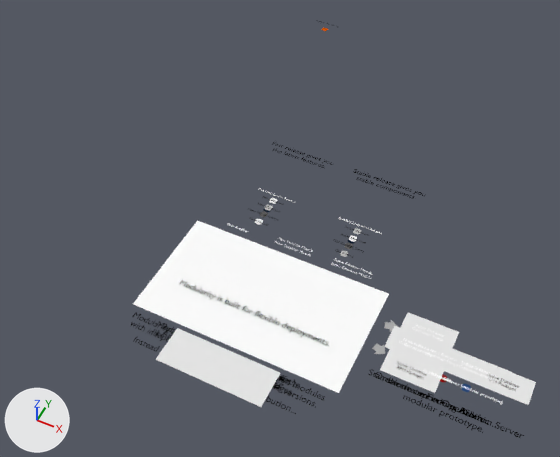
What one commit did to the Blender file demo2b.blend.
Camera for both pictures: a 50 mm camera at (28.9, -52.4, 80.3) aimed at (-5.0, 15.3, -4.3). The lights are fixed; the arrows at lower left show +X, +Y and +Z. Text is drawn in Blender's own font.
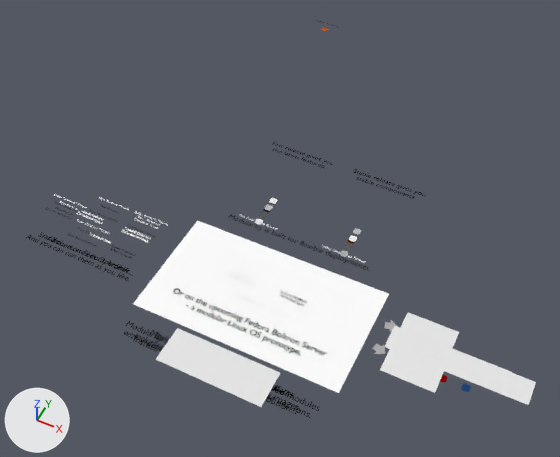
Where the change shows, as pixel boxes [x1, y1, x2, y2] in the pictures (560 x 457 px):
'text-instead-of-monolythic.002', text changed, moved: before [375, 372, 524, 438]; after [173, 289, 327, 355]
'text-cutting-edge.001', moved: before [131, 312, 325, 408]; after [124, 321, 320, 418]
'text-one-goal.001', moved: before [180, 280, 329, 346]; after [228, 214, 370, 271]
'text-instead-of-monolythic.003', moved: before [368, 369, 493, 427]; after [38, 232, 131, 275]
'text-distro-types.001', moved: before [151, 321, 300, 396]; after [134, 330, 300, 411]
'text-instead-of-monolythic.001', moved: before [375, 372, 489, 425]; after [48, 237, 133, 276]
'text-cutting-edge.002', moved: before [163, 331, 283, 388]; after [26, 235, 129, 281]
'Text.package.011', text changed, moved: before [431, 372, 502, 403]; after [231, 291, 287, 315]
'Text.000', moved: before [397, 361, 426, 378]; after [111, 245, 135, 259]
'Text.004', moved: before [488, 373, 519, 391]; after [280, 291, 307, 306]
'text-distro-types.000', moved: before [162, 323, 295, 385]; after [155, 333, 289, 396]
'Text.002', moved: before [413, 324, 444, 341]; after [134, 215, 160, 229]
'Text.003', moved: before [399, 338, 430, 355]; after [77, 210, 100, 223]
'Text.005', moved: before [459, 361, 492, 380]; after [122, 227, 146, 241]
'Text.006', moved: before [426, 349, 458, 366]; after [231, 271, 255, 285]
'Text.007', moved: before [464, 363, 497, 382]; after [125, 230, 151, 242]
'Text.module.002', moved: before [334, 258, 373, 275]; after [134, 211, 167, 224]
'Text.module.001', moved: before [331, 262, 371, 279]; after [54, 194, 87, 208]
'Text.008', moved: before [405, 341, 435, 357]; after [79, 212, 104, 224]
'Text.package.008', moved: before [333, 239, 364, 253]; after [127, 225, 155, 237]
'Text.distro.001', moved: before [339, 217, 381, 234]; after [322, 245, 365, 263]
'Text.module', moved: before [275, 241, 311, 257]; after [78, 220, 110, 234]
'Text.distro', moved: before [258, 188, 292, 202]; after [239, 214, 277, 229]
'Text.module.003', moved: before [278, 238, 312, 252]; after [100, 197, 129, 210]
'Text.package.009', moved: before [248, 209, 278, 221]; after [89, 209, 118, 223]
'Text.package.010', moved: before [423, 369, 451, 382]; after [89, 234, 110, 243]
'Text.module.004', moved (not visible afterwards): before [227, 223, 247, 232]
'Text.package.012', moved (not visible afterwards): before [433, 373, 450, 382]

The edits, one by one:
In text 'Text.040' (txt_text_040), body goes from 'Or on the upcoming Boltron Server\nmodular prototype.' to 'Or on the upcoming Fedora Boltron Server\n- a modular Linux OS prototype.'.
In text 'Text.034' (txt_text_034), body goes from 'Boltron Server (modular prototype)' to 'Fedora Boltron Server Prototype'.
Object 'text-cutting-edge.001' (ob_text_cutting_edge_001) moves from (0.0, -10.2, 0.1) to (0.0, -11.7, 0.1).
Object 'text-cutting-edge.002' (ob_text_cutting_edge_002) moves from (0.0, -10.9, 0.1) to (-25.2, -5.7, 0.1).
Object 'text-distro-types.000' (ob_text_distro_types_000) moves from (0.0, -10.1, 0.1) to (0.0, -11.7, 0.1).
Object 'text-distro-types.001' (ob_text_distro_types_001) moves from (0.0, -10.1, 0.1) to (0.0, -11.5, 0.1).
Object 'text-instead-of-monolythic.001' (ob_text_instead_of_monolythic_001) moves from (24.1, -4.0, 0.0) to (-23.9, -4.0, 0.0).
Object 'text-instead-of-monolythic.002' (ob_text_instead_of_monolythic_002) moves from (26.1, -4.0, 0.0) to (0.0, -4.0, 0.0).
Object 'text-instead-of-monolythic.003' (ob_text_instead_of_monolythic_003) moves from (24.2, -4.0, 0.0) to (-24.7, -4.0, 0.0).
Object 'text-one-goal.001' (ob_text_one_goal_001) moves from (0.0, -3.2, 0.1) to (0.0, 9.9, 0.1).
Object 'Text.000' (ob_text_000) moves from (20.9, -1.3, 0.0) to (-20.4, -1.3, 0.0).
Object 'Text.002' (ob_text_002) moves from (20.9, 4.9, 0.0) to (-20.3, 4.9, 0.0).
Object 'Text.003' (ob_text_003) moves from (20.2, 2.2, 0.0) to (-28.2, 2.2, 0.0).
Object 'Text.004' (ob_text_004) moves from (31.0, 2.0, 0.0) to (3.6, 2.0, 0.0).
Object 'Text.005' (ob_text_005) moves from (27.8, 2.2, 0.0) to (-20.6, 2.2, 0.0).
Object 'Text.006' (ob_text_006) moves from (23.6, 2.2, 0.0) to (-3.8, 2.2, 0.0).
Object 'Text.007' (ob_text_007) moves from (28.4, 2.2, 0.0) to (-20.1, 2.2, 0.0).
Object 'Text.008' (ob_text_008) moves from (20.8, 2.2, 0.0) to (-27.7, 2.2, 0.0).
Object 'Text.distro' (ob_text_distro) moves from (-6.5, 17.3, 0.0) to (-6.5, 11.5, 0.0).
Object 'Text.distro.001' (ob_text_distro_001) moves from (6.5, 17.3, 0.0) to (6.5, 11.5, 0.0).
Object 'Text.module' (ob_text_module) moves from (0.0, 9.2, 0.1) to (-26.5, 0.4, 0.1).
Object 'Text.module.001' (ob_text_module_001) moves from (8.5, 9.2, 0.1) to (-32.4, 3.0, 0.1).
Object 'Text.module.002' (ob_text_module_002) moves from (8.5, 10.0, 0.1) to (-20.2, 5.4, 0.1).
Object 'Text.module.003' (ob_text_module_003) moves from (0.0, 10.0, 0.1) to (-26.5, 5.4, 0.1).
Object 'Text.module.004' (ob_text_module_004) moves from (-8.5, 9.2, 0.1) to (-32.0, 2.2, 0.1).
Object 'Text.package.008' (ob_text_package_008) moves from (6.5, 13.1, 0.0) to (-20.2, 2.8, 0.0).
Object 'Text.package.009' (ob_text_package_009) moves from (-6.5, 13.1, 0.0) to (-26.5, 2.8, 0.0).
Object 'Text.package.010' (ob_text_package_010) moves from (23.9, -0.8, 0.0) to (-24.5, -0.8, 0.0).
Object 'Text.package.011' (ob_text_package_011) moves from (27.4, -0.9, 0.0) to (0.0, -0.9, 0.0).
Object 'Text.package.012' (ob_text_package_012) moves from (24.5, -0.9, 0.0) to (-24.0, -0.9, 0.0).
